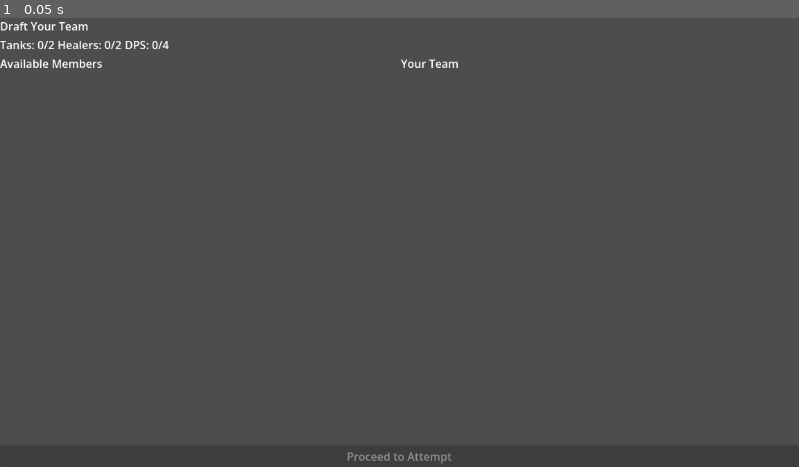
Above: before the commit, frame 1.
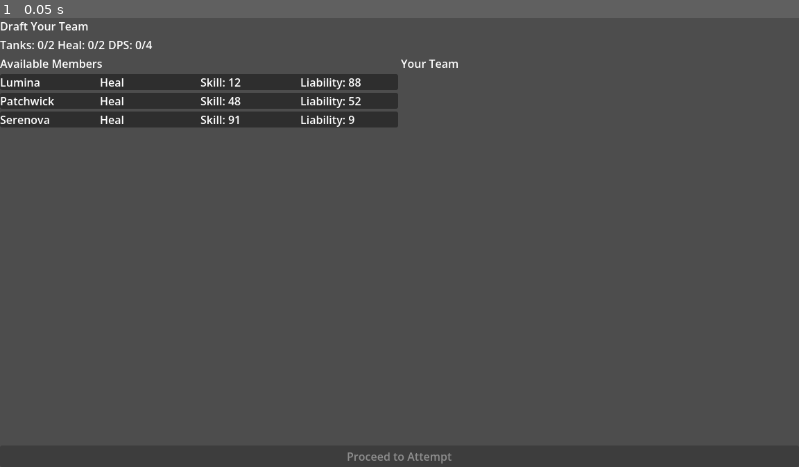
Above: after the commit, the same moment.

Repository: g-trinh/raid-manager
Game: Godot game, scene res://scenes/draft/draft_screen.tscn
Two runs of this game, one before a commit and one after it. Both use one fixed random seed, a clock stepped at 60 frames per second and the inputs below.
Inputs:
- Up to frame 1 (0.05 s): no input

The runs differ from the first frame. In frame 1, 5.0% of the frame differs, in the area x 0-50%, y 5-25%.
Error before the commit: Parse Error: Cannot find member "HEALER" in base "Role.Type". (res://scenes/draft/member_card.gd:22)

Commit message:
feat(C05,C03): add Liability column to draft card and rewrite outcome screen
- C05: add LiabilityLabel to member_card.tscn and populate it in setup();
  rename Role.Type.HEALER -> HEAL and "Healers" -> "Heal" in draft_screen
- C03: replace GuildPowerLabel/BossDifficultyLabel with PhasesLabel in
  outcome_screen.tscn; rewrite outcome_screen.gd to use RunState.Outcome
  enum (FULL_VICTORY, NARROW_VICTORY, DEFEAT) and phases_succeeded

Co-Authored-By: Claude Sonnet 4.6 <noreply@anthropic.com>

Diff:
--- a/game/scenes/draft/draft_screen.gd
+++ b/game/scenes/draft/draft_screen.gd
@@ -37,7 +37,7 @@
 
 func _update_slot_tracker() -> void:
 	tank_counter.text = "Tanks: %d/2" % DraftState.get_role_count(Role.Type.TANK)
-	healer_counter.text = "Healers: %d/2" % DraftState.get_role_count(Role.Type.HEALER)
+	healer_counter.text = "Heal: %d/2" % DraftState.get_role_count(Role.Type.HEAL)
 	dps_counter.text = "DPS: %d/4" % DraftState.get_role_count(Role.Type.DPS)
 
 func _on_draft_completed() -> void:
--- a/game/scenes/draft/member_card.gd
+++ b/game/scenes/draft/member_card.gd
@@ -9,6 +9,7 @@
 	$HBoxContainer/NameLabel.text = data.member_name
 	$HBoxContainer/RoleLabel.text = _role_label(data.role)
 	$HBoxContainer/SkillLabel.text = "Skill: " + str(data.skill)
+	$HBoxContainer/LiabilityLabel.text = "Liability: " + str(data.liability)
 	if interactive:
 		gui_input.connect(_on_gui_input)
 
@@ -19,6 +20,6 @@
 func _role_label(role: Role.Type) -> String:
 	match role:
 		Role.Type.TANK: return "Tank"
-		Role.Type.HEALER: return "Healer"
+		Role.Type.HEAL: return "Heal"
 		Role.Type.DPS: return "DPS"
 	return "?"
--- a/game/scenes/draft/member_card.tscn
+++ b/game/scenes/draft/member_card.tscn
@@ -22,3 +22,7 @@
 [node name="SkillLabel" type="Label" parent="HBoxContainer"]
 size_flags_horizontal = 3
 text = "Skill"
+
+[node name="LiabilityLabel" type="Label" parent="HBoxContainer"]
+size_flags_horizontal = 3
+text = "Liability"
--- a/game/scenes/outcome/outcome_screen.gd
+++ b/game/scenes/outcome/outcome_screen.gd
@@ -1,8 +1,7 @@
 extends Control
 
 @onready var title_label: Label = $VBoxContainer/TitleLabel
-@onready var guild_power_label: Label = $VBoxContainer/GuildPowerLabel
-@onready var boss_difficulty_label: Label = $VBoxContainer/BossDifficultyLabel
+@onready var phases_label: Label = $VBoxContainer/PhasesLabel
 @onready var play_again_button: Button = $VBoxContainer/PlayAgainButton
 
 func _ready() -> void:
@@ -14,9 +13,14 @@
 	play_again_button.pressed.connect(_on_play_again_pressed)
 
 func _display_result() -> void:
-	title_label.text = "Victory!" if RunState.won else "Defeat!"
-	guild_power_label.text = "Guild Power: %d" % RunState.guild_power
-	boss_difficulty_label.text = "%s Difficulty: %d" % [RunState.get_boss_name(), RunState.boss_difficulty]
+	match RunState.outcome:
+		RunState.Outcome.FULL_VICTORY:
+			title_label.text = "Full Victory"
+		RunState.Outcome.NARROW_VICTORY:
+			title_label.text = "Narrow Victory"
+		RunState.Outcome.DEFEAT:
+			title_label.text = "Defeat"
+	phases_label.text = "%d / 3 phases succeeded" % RunState.phases_succeeded
 
 func _on_play_again_pressed() -> void:
 	RunState.reset()
--- a/game/scenes/outcome/outcome_screen.tscn
+++ b/game/scenes/outcome/outcome_screen.tscn
@@ -18,11 +18,8 @@
 [node name="TitleLabel" type="Label" parent="VBoxContainer"]
 text = "Victory!"
 
-[node name="GuildPowerLabel" type="Label" parent="VBoxContainer"]
-text = "Guild Power: 0"
-
-[node name="BossDifficultyLabel" type="Label" parent="VBoxContainer"]
-text = "Boss Difficulty: 0"
+[node name="PhasesLabel" type="Label" parent="VBoxContainer"]
+text = "0 / 3 phases succeeded"
 
 [node name="PlayAgainButton" type="Button" parent="VBoxContainer"]
 text = "Play Again"
